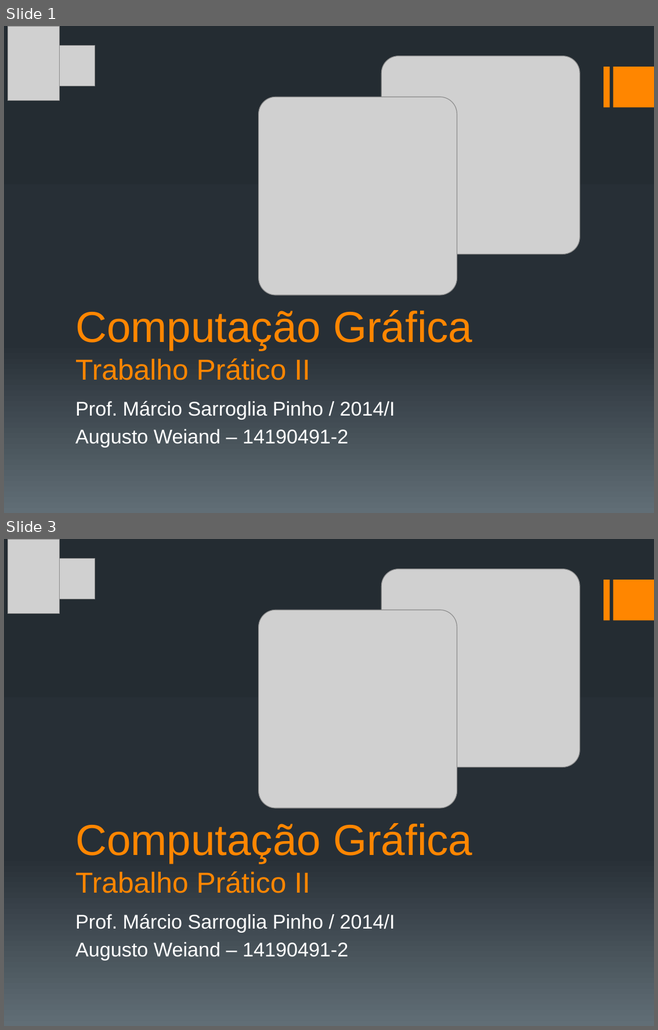
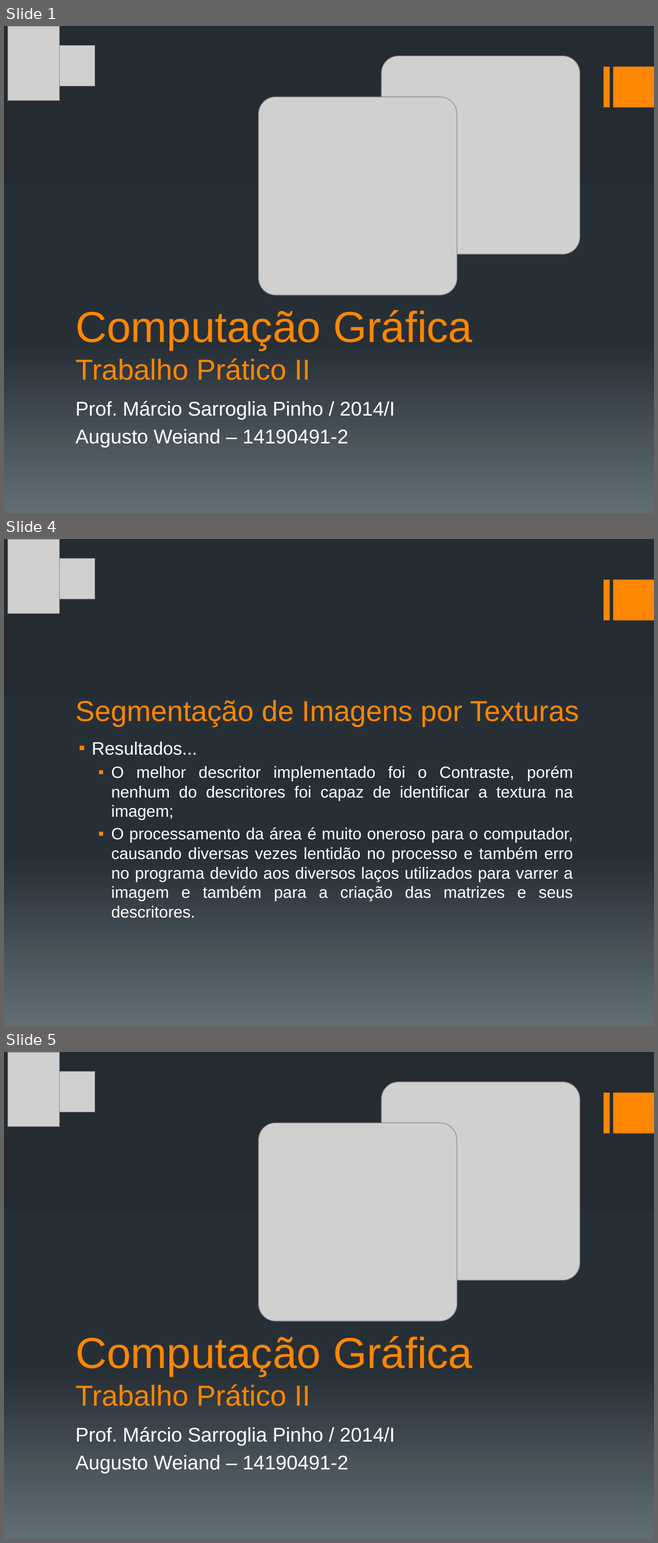
Before and after one commit to aweiand/SegmentaDente, a slide deck: Parte2/Apresentação.pptx. Shown one above the other, each under a label of ours: slides 1 and 3 before the commit, slides 1, 4 and 5 after it; the slides between them are not shown. The pictures are 658x1030 and 658x1543 pixels, drawn with LibreOffice and Linux fonts; fonts in the diff are those of the drawing; grey boxes stand for pictures. Boxes give left, top, right and bottom in pixels: in the first picture for what was removed or moved away, otherwise in the second. Text is boxed around its words. In the diff, an @@ line names an element or a change of style, - is before the commit and + after.

```diff
--- a/Parte2/Apresentação.pptx
+++ b/Parte2/Apresentação.pptx
@@ slide 4 added at (4, 539, 654, 1026), background gradient #242C33 to #273037 to #636D76; not listed: 2 template elements that a slide beside it also shows @@
@@ picture added at (8, 539, 59, 614) @@
@@ picture added at (59, 559, 95, 599) @@
@@ title added at (75, 700, 579, 727), 32 pt, text #FF8600 @@
+Segmentação de Imagens por Texturas
@@ text added at (92, 741, 573, 918), 18 pt, text #FFFFFF @@
+▪ Resultados...
+  ▪ O melhor descritor implementado foi o Contraste, porém nenhum do descritores foi capaz de identificar a textura na imagem;
+  ▪ O processamento da área é muito oneroso para o computador, causando diversas vezes lentidão no processo e também erro no programa devido aos diversos laços utilizados para varrer a imagem e também para a criação das matrizes e seus descritores.
@@ what was slide 3 is now slide 5 @@
```
Also in this commit, not shown: 1 slide changed, 1 other slide added, 18 other files.
